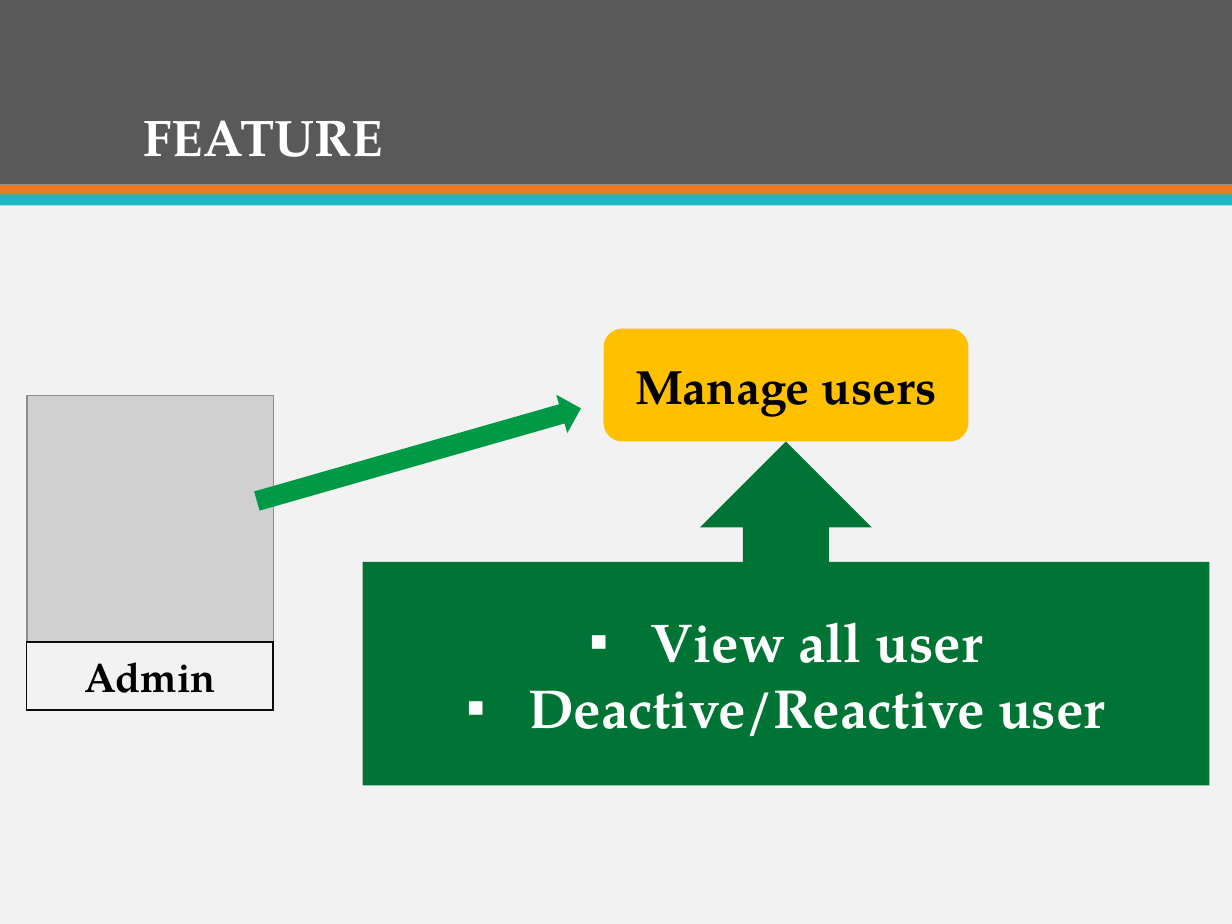
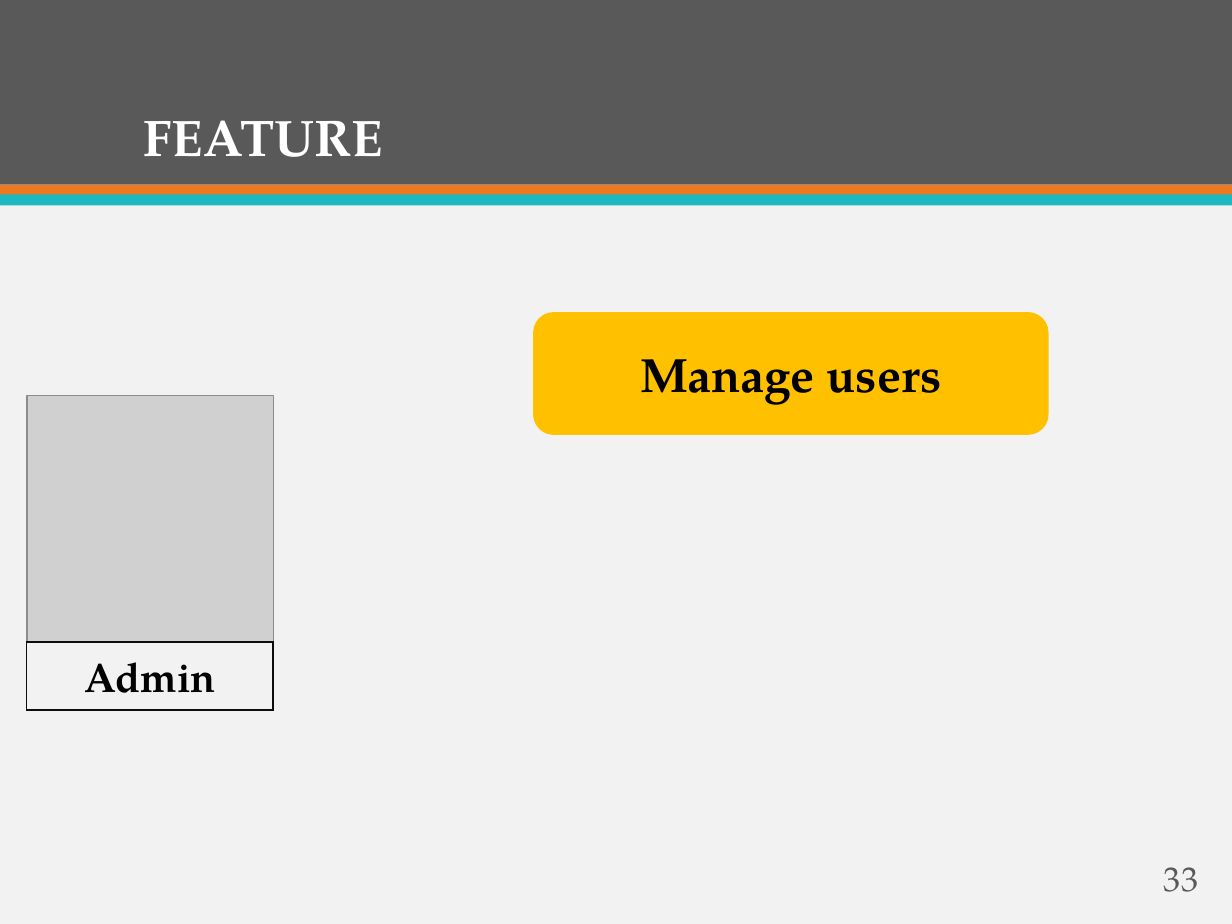
Before and after one commit to firzgard/CarRentalPortal, a slide deck: slide 33 of slide/CAR RENTAL PORTAL-Official.pptx (slide 36 before the commit). Drawn at 1232x924 pixels with LibreOffice and Linux fonts; fonts in the diff are those of the drawing; grey boxes stand for pictures. Boxes give left, top, right and bottom in pixels: in the first picture for what was removed or moved away, otherwise in the second. Text is boxed around its words. In the diff, an @@ line names an element or a change of style, - is before the commit and + after.

```diff
--- a/slide/CAR RENTAL PORTAL-Official.pptx
+++ b/slide/CAR RENTAL PORTAL-Official.pptx
@@ rounded rectangle "Manage users": place and size @@
-rounded rectangle "Manage users" at box(604, 329, 968, 442)
+rounded rectangle "Manage users" at box(533, 312, 1048, 435)
@@ right arrow removed at box(251, 389, 587, 520) @@
@@ up arrow callout removed at box(362, 441, 1209, 785) @@
-▪ View all user
-▪ Deactive/Reactive user
@@ page number added at box(1164, 867, 1198, 892), 20 pt, text #595959 @@
+33
```
Also in this commit, not shown: 59 other slides changed, 4 slides added, 7 slides removed.
